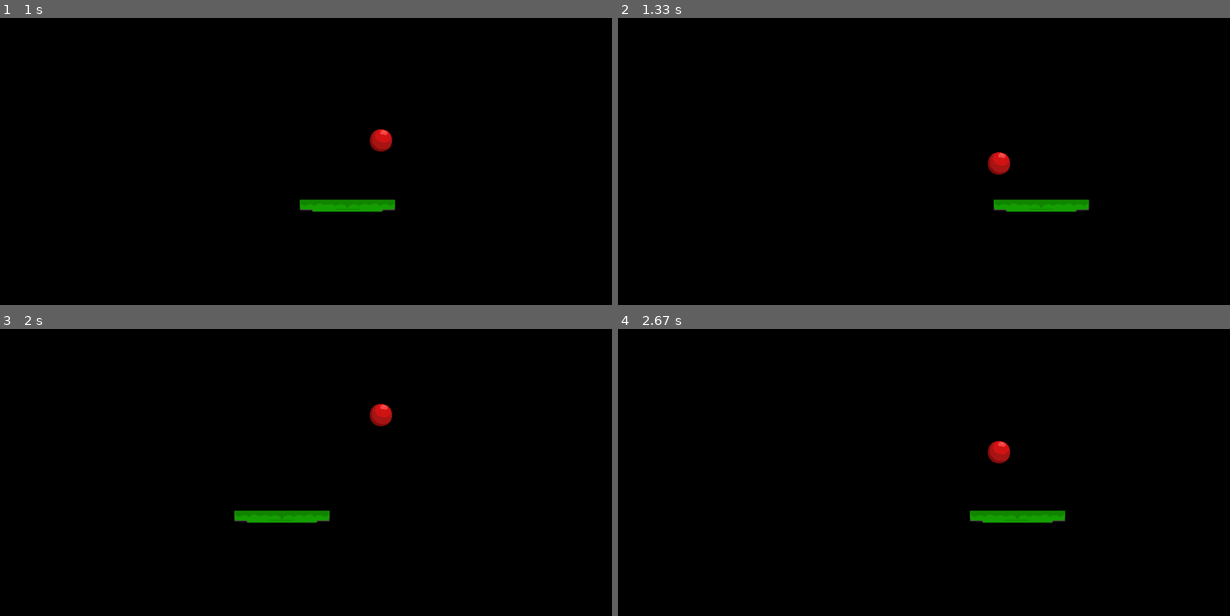
Above: before the commit, frames 1-4 (two rows, left to right).
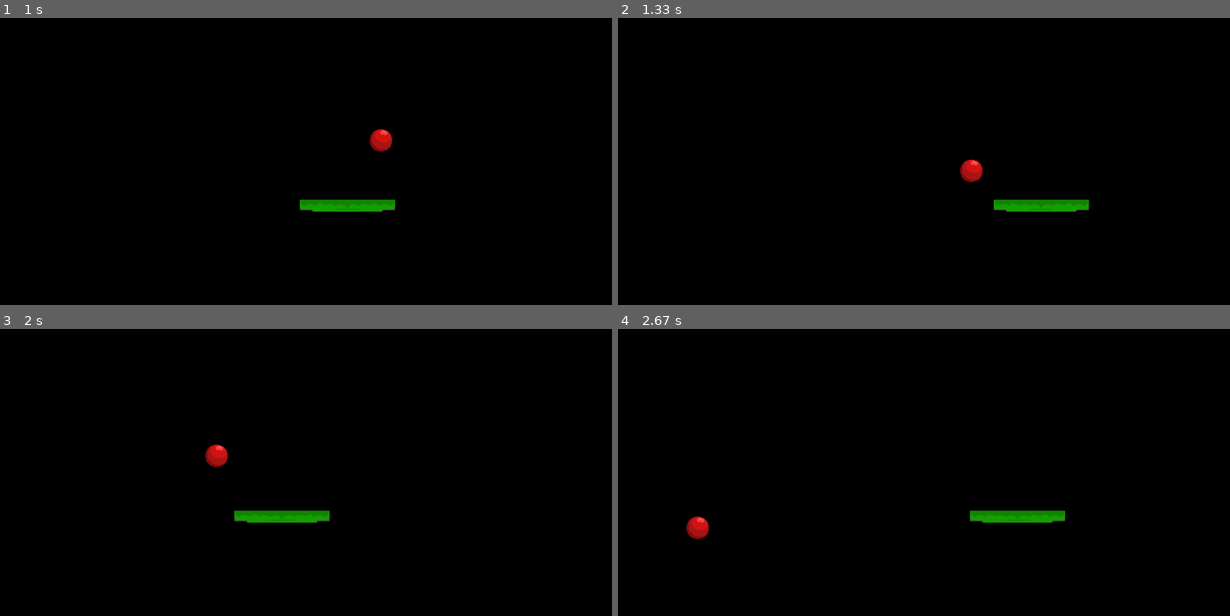
Above: after the commit, the same moments.

Repository: orthodoxego/hitting-ball-pygame
Game: pygame game, started from hit-hit-hitting!.py
Two runs of this game, one before a commit and one after it. Both use one fixed random seed, a clock stepped at 60 frames per second and the inputs below.
Inputs (mouse positions are in pixels of both pictures, inside the frame that each line leads up to):
- Up to frame 1 (1 s): hold Right 0.33-0.8 s; move the mouse to (354, 58) at 0.37 s; hold Up from 0.83 s (still down); move the mouse to (outside the picture) at 0.87 s
- Up to frame 2 (1.33 s): release Up at 1.13 s; click (1070, 158) at 1.22 s
- Up to frame 3 (2 s): hold Right 1.5-1.97 s; click (outside the picture) at 1.58 s
- Up to frame 4 (2.67 s): hold Left 2-2.53 s; click (outside the picture) at 2.08 s; hold Down from 2.57 s (still down); click (1089, 395) at 2.65 s

Frame 1 is identical in both runs. In frame 2, 0.5% of the frame differs, in the area x 55-65%, y 46-58%; in frame 3, 0.5%, in the area x 33-65%, y 25-49%; in frame 4, 0.5%.

Commit message:
Коррекция угла.

Diff:
--- a/game_classes/ball.py
+++ b/game_classes/ball.py
@@ -36,14 +36,14 @@
         self.__set_speed(delta)
 
         # Проверить соударения со стенами
-        self.__check_up_left_right()
+        self.__check_up_left_right(delta)
 
         # Установить прямоугольник для столкновений
         self.ball.rect.x, self.ball.rect.y = self.ball.x, self.ball.y
 
 
-    def __check_up_left_right(self):
+    def __check_up_left_right(self, delta):
         """Проверяет соударение и изменяет координаты и скорости."""
         if self.ball.y < 0:
             self.ball.y = 0
-            self.ball.speed_y = 100
+            self.ball.speed_y = Setup.FPS * 50 * delta
--- a/game_classes/hithitengine.py
+++ b/game_classes/hithitengine.py
@@ -27,25 +27,34 @@
         # Движение шарика
         self.__ball.act(delta)
 
-        self.check_collision_player_and_ball(self.__player.player.rect, self.__ball.ball.rect)
+        self.check_collision_player_and_ball(self.__player.player.rect, self.__ball.ball.rect, delta)
 
         return result
 
-    def check_collision_player_and_ball(self, a, b):
+    def check_collision_player_and_ball(self, a, b, delta):
         """Проверяет столкновение мяча и площадки"""
-        last_y = self.__player.player.rect.y
-        self.__player.player.rect.y += self.__player.player.energy_y
+
+        player = self.__player.player
+        ball = self.__ball.ball
+
+        last_y = player.rect.y
+        player.rect.y += player.energy_y
 
         if a.colliderect(b):
             if self.__controller.lkm_pressed:
-                self.__ball.ball.speed_y = -self.__ball.ball.speed_y * 0.75
+                """Если в этот момент левая кнопка нажата."""
+                ball.speed_y = -ball.speed_y * 0.75
             else:
-                self.__ball.ball.speed_y = -self.__ball.ball.speed_y * 0.75 + (self.__player.player.energy_y * Setup.multiple_energy) * -1
-                self.__ball.ball.y = self.__player.player.y - self.__ball.ball.rect.height
-                self.__player.player.energy_y = Setup.max_energy_player // 2
+                """Если в этот момент левая кнопка отпущена.
+                Добавляем ускорение от площадки"""
+                ball.speed_y = -ball.speed_y * 0.55 + (player.energy_y * Setup.multiple_energy) * -1
+                ball.y = player.y - ball.rect.height
+                if abs(ball.speed_y) > Setup.FPS * 0.5:
+                    player.energy_y = Setup.max_energy_player // 2
 
-        # Останавливает шар
-        if abs(self.__ball.ball.speed_y) < 1:
-            self.__ball.ball.speed_y = 0
+            center_p = player.x + player.rect.width // 2
+            center_b = ball.x + ball.rect.width // 2
 
-        self.__player.player.rect.y = last_y
+            ball.speed_x = (center_b - center_p) * Setup.angle_correction * delta
+
+        player.rect.y = last_y
--- a/setup/setup.py
+++ b/setup/setup.py
@@ -9,6 +9,8 @@
 
     # Скорость движения площадки за мышью, по горизонтали
     speed_player = 32
+    # Коррекция угла отбоя шара
+    angle_correction = 5
 
     # Начальная скорость движения шара
     speed_ball_x = 0
